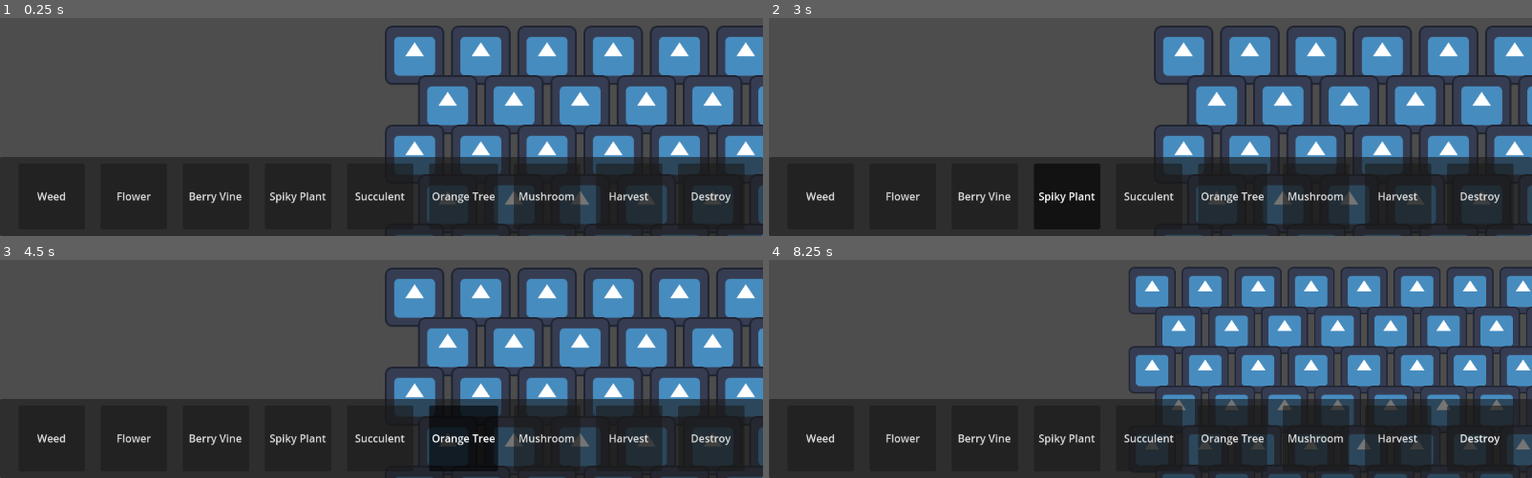
Above: before the commit, frames 1-4 (two rows, left to right).
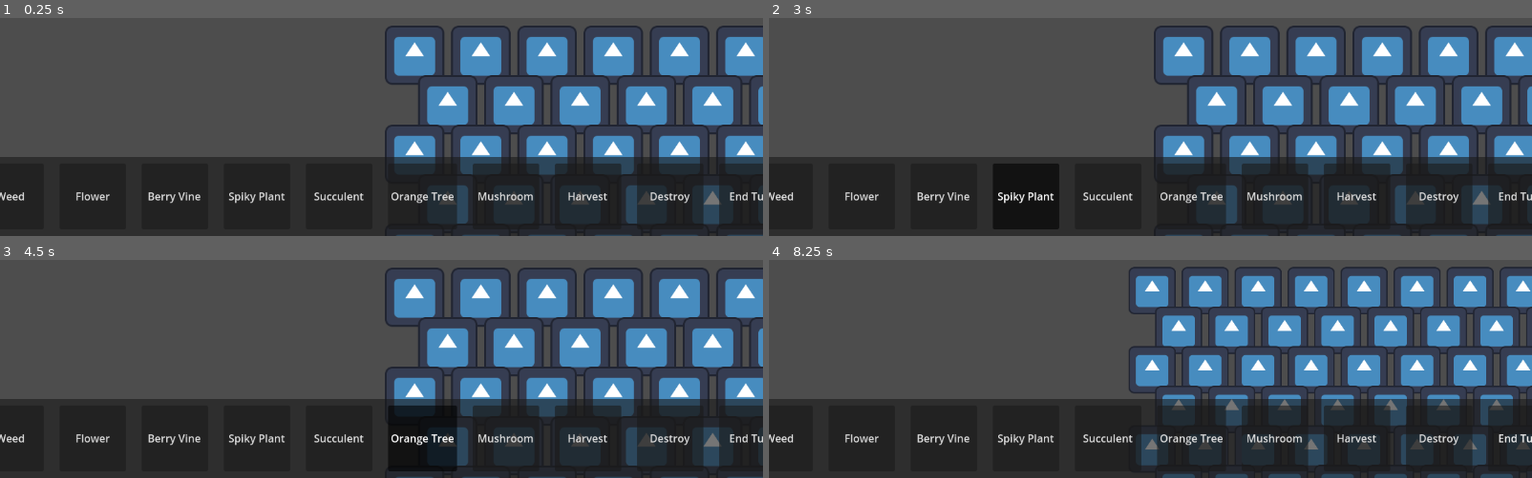
Above: after the commit, the same moments.

Repository: CiaranWoodward/LD54
Game: Godot game, scene res://Level.tscn
Two runs of this game, one before a commit and one after it. Both use one fixed random seed, a clock stepped at 60 frames per second and the inputs below. The engine's default icon, where the game draws it, is replaced by a stand-in: a white triangle on a blue panel in a dark square.
Inputs (mouse positions are in pixels of both pictures, inside the frame that each line leads up to):
- Up to frame 1 (0.25 s): no input
- Up to frame 2 (3 s): click "Weed" at 0.5 s; click "Flower" at 1.25 s; click "Berry Vine" at 2 s; click "Spiky Plant" at 2.75 s
- Up to frame 3 (4.5 s): click "Succulent" at 3.5 s; click "Orange Tree" at 4.25 s
- Up to frame 4 (8.25 s): click "Mushroom" at 5 s; click "Harvest" at 5.75 s; click "Destroy" at 6.5 s; click (1524, 438) at 7.25 s, where only the run after the commit has a clickable "End Turn"; tap Enter at 8 s; move the mouse to (outside the picture) at 8.02 s; hold Right (ui_right) from 8.03 s (still down); hold Mouse wheel down (zoom_in) from 8.03 s (still down); click (outside the picture) at 8.17 s

The runs differ from the first frame. In frame 1, 4.3% of the frame differs, in the area x 0-100%, y 63-100%; in frame 2, 5.4%; in frame 3, 4.8%; in frame 4, 4.7%.

Commit message:
Add an end turn button

Diff:
--- a/UI/HUD.tscn
+++ b/UI/HUD.tscn
@@ -1,9 +1,10 @@
-[gd_scene load_steps=5 format=3 uid="uid://0aejnixhhw7h"]
+[gd_scene load_steps=6 format=3 uid="uid://0aejnixhhw7h"]
 
 [ext_resource type="Theme" uid="uid://cvly3s1h4xk6r" path="res://UI/UI_Theme.tres" id="1_bdcb7"]
 [ext_resource type="PackedScene" uid="uid://dxvpigtmbhrv2" path="res://UI/harvest_button.tscn" id="2_0g6q2"]
 [ext_resource type="PackedScene" uid="uid://ivh3v87hka2i" path="res://UI/plant_button.tscn" id="2_b4o4e"]
 [ext_resource type="PackedScene" uid="uid://0qqdaelxnqdg" path="res://UI/destroy_button.tscn" id="4_u8uef"]
+[ext_resource type="PackedScene" uid="uid://dwa26aog7olj5" path="res://UI/end_turn_button.tscn" id="5_uy6yv"]
 
 [node name="HUD" type="CanvasLayer"]
 
@@ -53,3 +54,6 @@
 
 [node name="DestroyButton" parent="ActionPanel/HBoxContainer" instance=ExtResource("4_u8uef")]
 layout_mode = 2
+
+[node name="EndTurnButton" parent="ActionPanel/HBoxContainer" instance=ExtResource("5_uy6yv")]
+layout_mode = 2
--- /dev/null
+++ b/UI/end_turn_button.tscn
@@ -0,0 +1,22 @@
+[gd_scene load_steps=2 format=3 uid="uid://dwa26aog7olj5"]
+
+[ext_resource type="ButtonGroup" uid="uid://d1hcomes8o235" path="res://UI/ActionButtonGroup.tres" id="1_06gra"]
+
+[node name="EndTurnButton" type="MarginContainer"]
+anchors_preset = 15
+anchor_right = 1.0
+anchor_bottom = 1.0
+grow_horizontal = 2
+grow_vertical = 2
+theme_override_constants/margin_left = 10
+theme_override_constants/margin_top = 10
+theme_override_constants/margin_right = 10
+theme_override_constants/margin_bottom = 10
+
+[node name="Button" type="Button" parent="."]
+custom_minimum_size = Vector2(100, 50)
+layout_mode = 2
+tooltip_text = "End your turn, discarding any unused actions."
+toggle_mode = true
+button_group = ExtResource("1_06gra")
+text = "End Turn"
